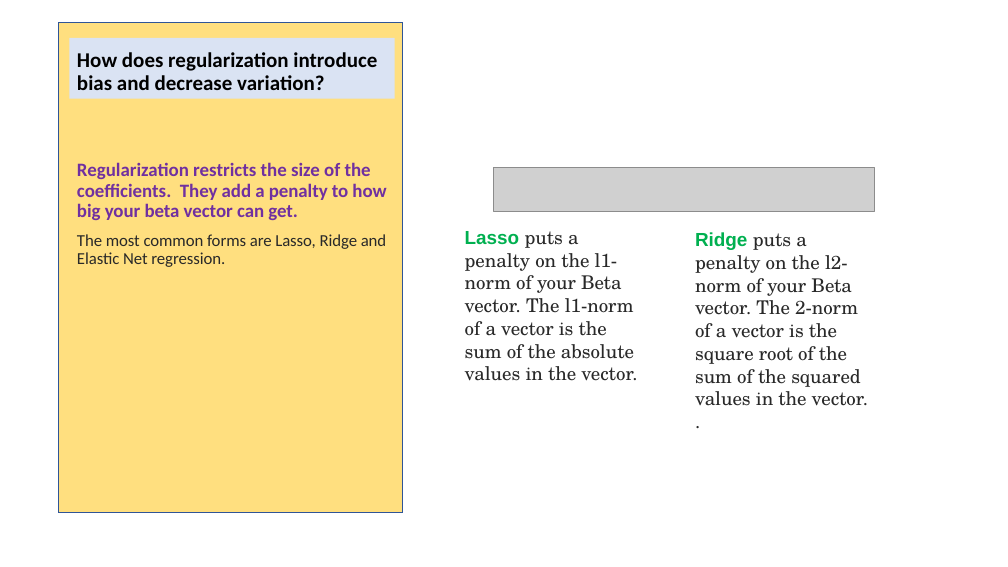
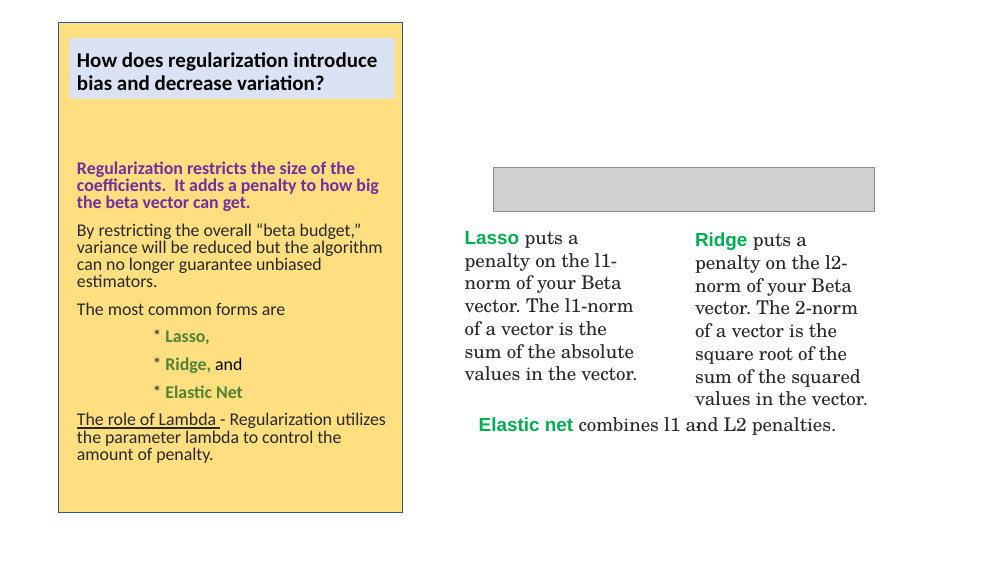
Before and after one commit to ericonsi/CUNY_624, a slide deck: slide 3 of presentation/Presentation.pptx. Drawn at 1008x567 pixels with LibreOffice and Linux fonts; fonts in the diff are those of the drawing; grey boxes stand for pictures. Boxes give left, top, right and bottom in pixels: in the first picture for what was removed or moved away, otherwise in the second. Text is boxed around its words. In the diff, an @@ line names an element or a change of style, - is before the commit and + after.

```diff
--- a/presentation/Presentation.pptx
+++ b/presentation/Presentation.pptx
@@ text at (77,161,386,463): text changed; size 18 to 17 pt; text colour #7030A0 to #292929; bold off @@
-Regularization restricts the size of the coefficients. They add a penalty to how big your beta vector can get.
-The most common forms are Lasso, Ridge and Elastic Net regression.
+Regularization restricts the size of the coefficients. It adds a penalty to how big the beta vector can get.
+By restricting the overall “beta budget,” variance will be reduced but the algorithm can no longer guarantee unbiased estimators.
+The most common forms are
+* Lasso,
+* Ridge, and
+* Elastic Net
+The role of Lambda - Regularization utilizes the parameter lambda to control the amount of penalty.
@@ text added at (479,417,719,432), 18 pt, text #292929 @@
+Elastic net combines l1 and L2 penalties.
```
Also in this commit, not shown: 2 other slides changed, 4 other files.
